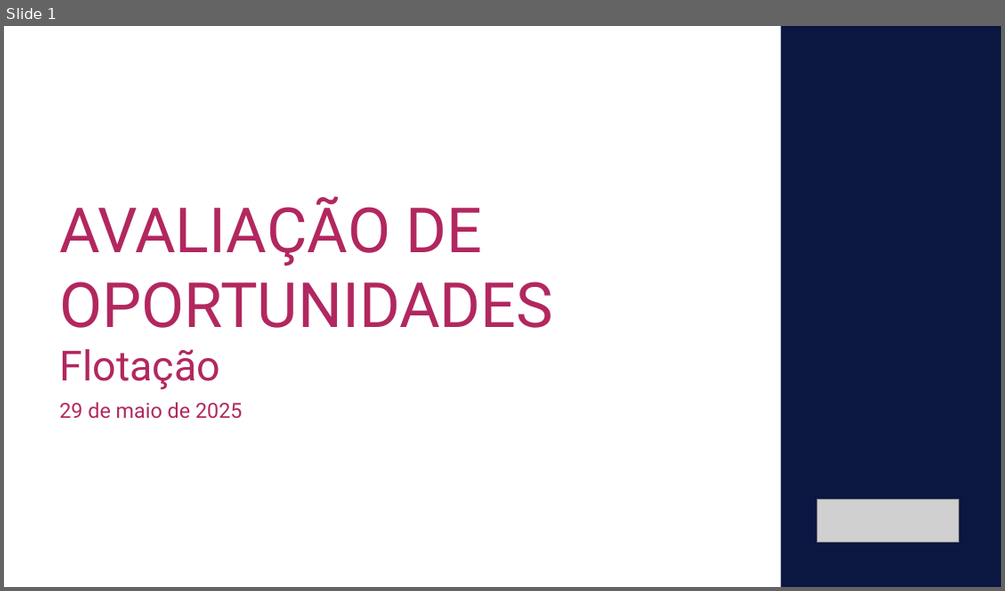
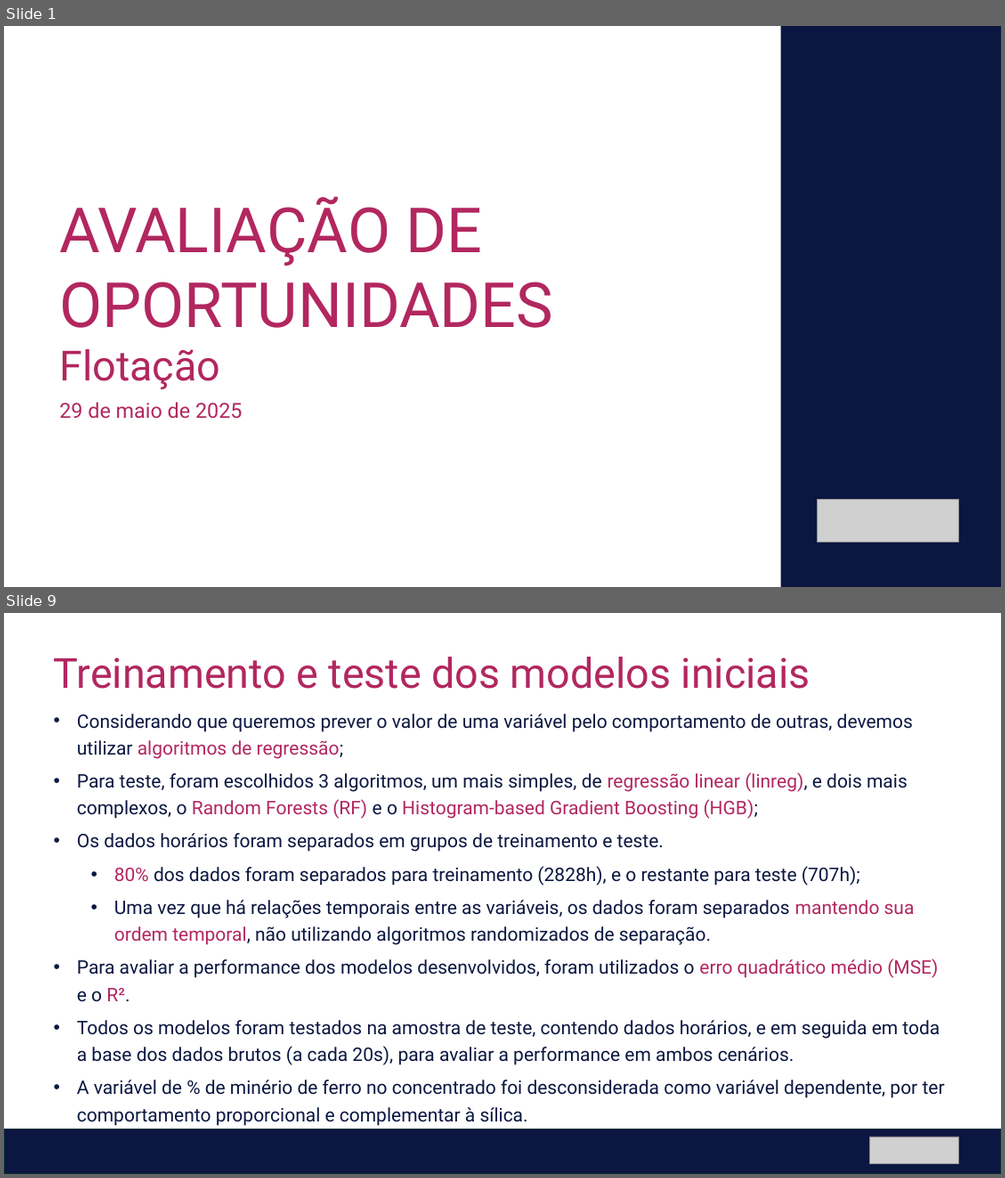
Before and after one commit to matleobor/case-ihm, a slide deck: IHM Stefanini - Análise de Oportunidade - Flotação.pptx. Shown one above the other, each under a label of ours: slide 1 before the commit, slides 1 and 9 after it; the slides between them are not shown. The pictures are 1005x591 and 1005x1178 pixels, drawn with LibreOffice and Linux fonts; fonts in the diff are those of the drawing; grey boxes stand for pictures. Boxes give left, top, right and bottom in pixels: in the first picture for what was removed or moved away, otherwise in the second. Text is boxed around its words. In the diff, an @@ line names an element or a change of style, - is before the commit and + after.

```diff
--- a/IHM Stefanini - Análise de Oportunidade - Flotação.pptx
+++ b/IHM Stefanini - Análise de Oportunidade - Flotação.pptx
@@ slide 9 added at <box>4,613,1001,1174</box>, background #FFFFFF @@
@@ text added at <box>54,657,810,689</box>, 40 pt, text #B2275F @@
+Treinamento e teste dos modelos iniciais
@@ text added at <box>77,714,945,1126</box>, 18 pt, text #0B1741 @@
+• Considerando que queremos prever o valor de uma variável pelo comportamento de outras, devemos utilizar algoritmos de regressão;
+• Para teste, foram escolhidos 3 algoritmos, um mais simples, de regressão linear (linreg), e dois mais complexos, o Random Forests (RF) e o Histogram-based Gradient Boosting (HGB);
+• Os dados horários foram separados em grupos de treinamento e teste.
+  • 80% dos dados foram separados para treinamento (2828h), e o restante para teste (707h);
+  • Uma vez que há relações temporais entre as variáveis, os dados foram separados mantendo sua ordem temporal, não utilizando algoritmos randomizados de separação.
+• Para avaliar a performance dos modelos desenvolvidos, foram utilizados o erro quadrático médio (MSE) e o R².
+• Todos os modelos foram testados na amostra de teste, contendo dados horários, e em seguida em toda a base dos dados brutos (a cada 20s), para avaliar a performance em ambos cenários.
+• A variável de % de minério de ferro no concentrado foi desconsiderada como variável dependente, por ter comportamento proporcional e complementar à sílica.
@@ rectangle added at <box>4,1129,1001,1174</box>, fill #0B1741, outline #092A39 1.5 pt @@
@@ picture added at <box>870,1136,959,1163</box> @@
```
Also in this commit, not shown: 1 slide changed, 12 other slides added, 1 other file.
